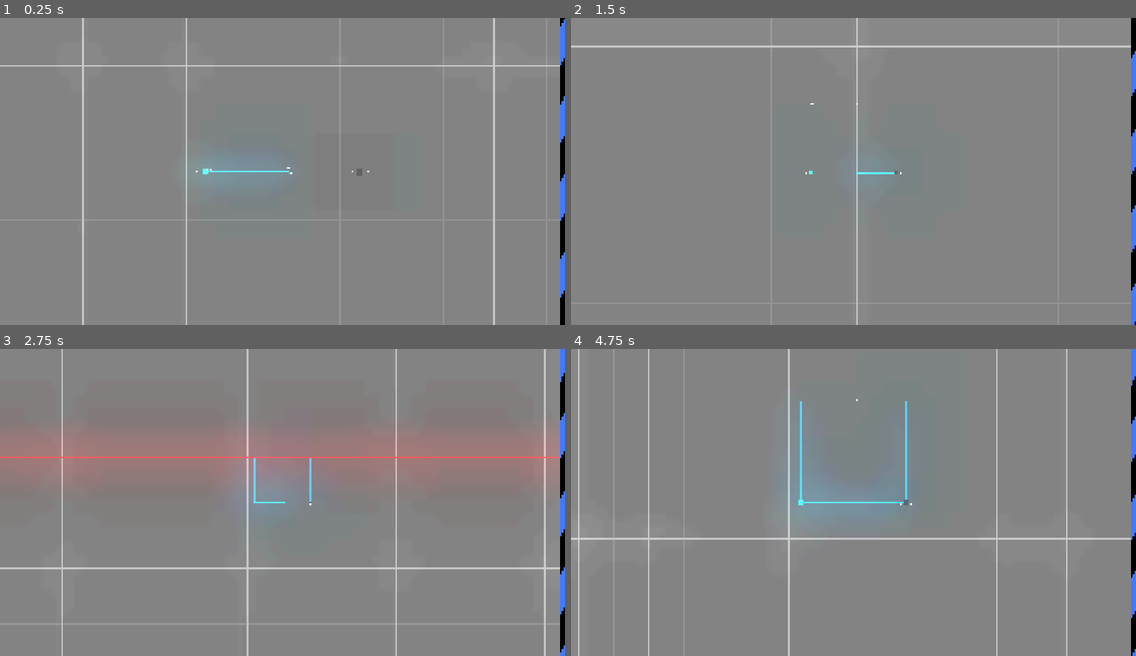
Above: before the commit, frames 1-4 (two rows, left to right).
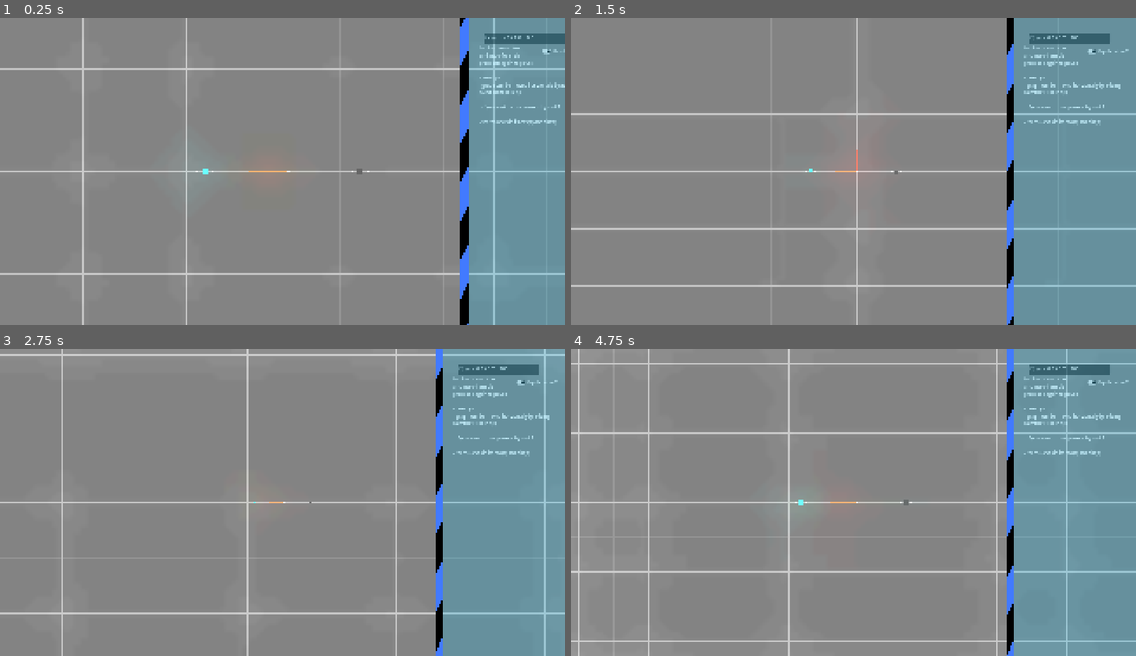
Above: after the commit, the same moments.

Repository: boiiiiiiiii12355/graph-combat
Game: Godot game, scene res://Scenes/game.tscn
The game is run twice, just before and just after one commit, with the same random seed, the same clock (stepped at 60 frames per second) and the same inputs. The engine's default icon, where the game draws it, is replaced by a stand-in: a white triangle on a blue panel in a dark square.
Inputs (mouse positions are in pixels of both pictures, inside the frame that each line leads up to):
- Up to frame 1 (0.25 s): no input
- Up to frame 2 (1.5 s): move the mouse to (977, 156) at 0.52 s; hold D (right) 0.53-1.28 s; tap Mouse wheel down (zoom in) at 0.6 s; move the mouse to (740, 186) at 1.27 s; hold A (left) from 1.28 s (still down); tap Mouse wheel up (zoom out) at 1.35 s
- Up to frame 3 (2.75 s): move the mouse to (339, 434) at 2.02 s; release A (left) at 2.03 s; hold D (right) from 2.03 s (still down); tap Mouse wheel down (zoom in) at 2.1 s
- Up to frame 4 (4.75 s): move the mouse to (825, 563) at 2.77 s; tap Mouse wheel up (zoom out) at 2.85, 4.35 s; move the mouse to (1023, 548) at 3.52 s; release D (right) at 3.53 s; hold A (left) from 3.53 s (still down); tap Mouse wheel down (zoom in) at 3.6 s; move the mouse to (684, 456) at 4.27 s

The runs differ from the first frame. In frame 1, 21% of the frame differs, in the area x 0-100%, y 0-100%; in frame 2, 26%; in frame 3, 29%; in frame 4, 26%.
Error before the commit: Parse Error: Identifier "dir_toggle" not declared in the current scope. (res://scripts/ui.gd:72)

Commit message:
UPDATE
Signed-off-by: Mel_The_Idiot <melvinngoi123@gmail.com>

Diff:
--- a/Scenes/game.tscn
+++ b/Scenes/game.tscn
@@ -41,6 +41,8 @@
 [node name="Player2" parent="." node_paths=PackedStringArray("ui", "cam") instance=ExtResource("1_ebmjs")]
 position = Vector2(177, 1)
 player_id = 2
+ruler_x_color = Color(0.66559863, 0.07725575, 1.92523e-07, 1)
+ruler_y_color = Color(0.99999994, 0.2661778, 0.057402894, 1)
 ui = NodePath("../CanvasLayer/UI")
 cam = NodePath("../math_camera")
 
@@ -65,6 +67,9 @@
 [node name="xy_labels" parent="." node_paths=PackedStringArray("player") instance=ExtResource("4_wowpa")]
 player = NodePath("../Player1")
 
+[node name="xy_labels2" parent="." node_paths=PackedStringArray("player") instance=ExtResource("4_wowpa")]
+player = NodePath("../Player2")
+
 [node name="floor" type="StaticBody2D" parent="."]
 position = Vector2(0, 383)
 
--- a/Scenes/ui.tscn
+++ b/Scenes/ui.tscn
@@ -21,7 +21,7 @@
 shader_parameter/speed = 3.0
 shader_parameter/blur = 0.0
 
-[node name="UI" type="Control" node_paths=PackedStringArray("dir_toggle", "p1_input", "p2_input")]
+[node name="UI" type="Control" node_paths=PackedStringArray("dir_toggle_p1", "dir_toggle_p2", "p1_input", "p2_input")]
 process_mode = 3
 layout_mode = 3
 anchors_preset = 15
@@ -30,7 +30,8 @@
 grow_horizontal = 2
 grow_vertical = 2
 script = ExtResource("1_jxero")
-dir_toggle = NodePath("input p1/opposite direction")
+dir_toggle_p1 = NodePath("input p1/opposite direction")
+dir_toggle_p2 = NodePath("input p2/opposite direction")
 p1_input = NodePath("input p1/input")
 p2_input = NodePath("input p2/input")
 
--- a/scripts/ui.gd
+++ b/scripts/ui.gd
@@ -44,6 +44,7 @@
 
 	if current_turn == "P1":
 		dir_input = p1_input
+		dir_toggle = dir_toggle_p1
 		player = player1
 		p1_parent.global_position = lerp(p1_parent.global_position, Vector2(0, 0), 0.1)
 	else:
@@ -51,6 +52,7 @@
 
 	if current_turn == "P2":
 		dir_input = p2_input
+		dir_toggle = dir_toggle_p2
 		player = player2
 		p2_parent.global_position = lerp(p2_parent.global_position, Vector2(0, 0), 0.1)
 	else:
@@ -67,6 +69,8 @@
 
 #responsible for checking both time and direction of graph slide
 @export var dir_toggle_p1 : CheckButton
+@export var dir_toggle_p2 : CheckButton
+var dir_toggle : CheckButton
 func check_dir_time():
 	if not paused:
 		if dir_toggle.button_pressed:
--- a/scripts/xy_labels.gd
+++ b/scripts/xy_labels.gd
@@ -13,10 +13,10 @@
 	var x_label_pos = player.global_position.x
 	var y_label_pos = player.global_position.y
 
-	var x_text_offset = Vector2(0, 0)
-	var y_text_offset = Vector2(0, 0)
+	var x_text_offset = Vector2(-20, 0)
+	var y_text_offset = Vector2(0, -20)
 
 	x_label.text = str(round(x_label_pos))
 	y_label.text = str(round(-y_label_pos))
-	x_label.global_position = x_text_offset + ruler_x.get_point_position(1)
-	y_label.global_position = y_text_offset + ruler_y.get_point_position(1)
+	x_label.global_position = x_text_offset + player.global_position
+	y_label.global_position = y_text_offset + player.global_position
